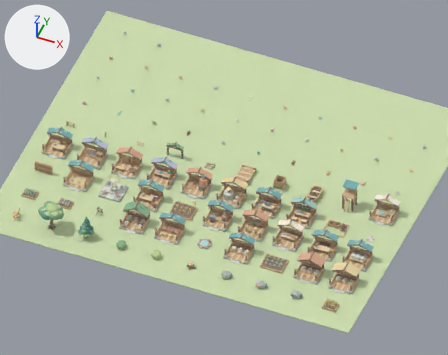
Two versions of the Blender file source-art/idle_cat_forest.blend, one commit apart.
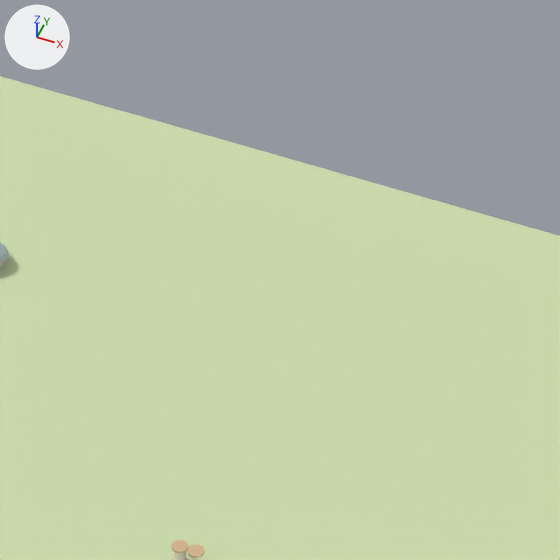
The first picture shows the older version from the file's camera 'Catalog camera'. The close-ups show the older and then the newer version on the part from 36% to 49% of the width and 5% to 22% of the height of that picture. Only the edits that show in the close-ups are written down. Every picture has the same lights, and +X, +Y and +Z are marked at upper left.

The first close-up shows 'Gallery ground' and 2 more.
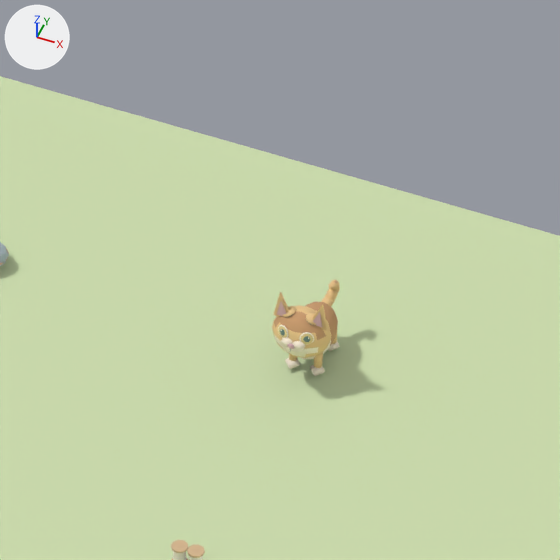
Not visible in the close-ups: 'PawFrontRight.001'.

Pixel boxes (x1, y1, x2, y2) of what changed, in the close-ups (560 x 560 px):
'Head.001', added
    after: (272, 305, 331, 358)
'Body.001', added
    after: (300, 302, 338, 360)
'EarR.001', added
    after: (312, 305, 328, 330)
'LegFrontRightLower.001', added
    after: (310, 353, 325, 376)
'EarL.001', added
    after: (274, 292, 289, 316)
'LegFrontLeftLower.001', added
    after: (285, 353, 300, 369)
'Tail_1.001', added
    after: (325, 288, 339, 302)
'EyelidR.001', added
    after: (306, 312, 316, 325)
'LegBackRightLower.001', added
    after: (328, 333, 340, 351)
'EyelidL.001', added
    after: (282, 306, 296, 317)
'Tail_3.001', added
    after: (329, 280, 339, 290)
'Tail.001', added
    after: (321, 297, 334, 306)
'Jaw.001', added
    after: (283, 345, 303, 353)
'Tail_2.001', added
    after: (333, 280, 340, 291)

What changed in the scene script:
```text
Add ob_legbackrightlower_001:
    ob_legbackrightlower_001 = bpy.data.objects.new('LegBackRightLower.001', me_lower_leg_007)  # 40 vertices, 72 faces; spans x -0.113..0.113, y -0.148..0.122, z -0.375..0.071; in mat_forest_coat_point_fur (beige #edc98e), mat_forest_fur_light (pale yellow #fbeed8)
    ob_legbackrightlower_001.parent = ob_pawbackright_001
    ob_legbackrightlower_001.location = (0.184, 0.261, 0.367)
Add ob_pawbackright_001:
    ob_pawbackright_001 = bpy.data.objects.new('PawBackRight.001', me_upper_leg_007)  # 26 vertices, 48 faces; spans x -0.071..0.071, y -0.058..0.084, z -0.32..0.013; in mat_forest_coat_base_fur (beige #edc98e)
    ob_pawbackright_001.parent = ob_body_001
    ob_pawbackright_001.location = (0.184, 0.248, 0.616)
Add ob_body_001:
    ob_body_001 = bpy.data.objects.new('Body.001', me_torso_001)  # 128 vertices, 252 faces; spans x -0.305..0.305, y -0.454..0.475, z 0.108..0.821; in mat_forest_coat_base_fur (beige #edc98e), mat_forest_fur_dark (orange #cb9c6e), mat_forest_fur_light (pale yellow #fbeed8)
    ob_body_001.parent = ob_cat_kitten
    ob_body_001.location = (0.0, 0.0, 0.0)
Add ob_cat_kitten:
    ob_cat_kitten = bpy.data.objects.new('cat_kitten', None)
    ob_cat_kitten.location = (9.6, 36.0, 0.0)
Add ob_legfrontrightlower_001:
    ob_legfrontrightlower_001 = bpy.data.objects.new('LegFrontRightLower.001', me_lower_leg_006)  # 40 vertices, 72 faces; spans x -0.113..0.113, y -0.164..0.106, z -0.375..0.071; in mat_forest_coat_point_fur (beige #edc98e), mat_forest_fur_light (pale yellow #fbeed8)
    ob_legfrontrightlower_001.parent = ob_pawfrontright_001
    ob_legfrontrightlower_001.location = (0.184, -0.257, 0.367)
Add ob_pawfrontright_001:
    ob_pawfrontright_001 = bpy.data.objects.new('PawFrontRight.001', me_upper_leg_006)  # 26 vertices, 48 faces; spans x -0.071..0.071, y -0.08..0.063, z -0.32..0.013; in mat_forest_coat_base_fur (beige #edc98e), mat_forest_fur_dark (orange #cb9c6e)
    ob_pawfrontright_001.parent = ob_body_001
    ob_pawfrontright_001.location = (0.184, -0.248, 0.616)
Add ob_legfrontleftlower_001:
    ob_legfrontleftlower_001 = bpy.data.objects.new('LegFrontLeftLower.001', me_lower_leg_004)  # 40 vertices, 72 faces; spans x -0.113..0.113, y -0.164..0.106, z -0.375..0.071; in mat_forest_coat_point_fur (beige #edc98e), mat_forest_fur_light (pale yellow #fbeed8)
    ob_legfrontleftlower_001.parent = ob_pawfrontleft_001
    ob_legfrontleftlower_001.location = (-0.184, -0.257, 0.367)
Add ob_pawfrontleft_001:
    ob_pawfrontleft_001 = bpy.data.objects.new('PawFrontLeft.001', me_upper_leg_006.copy())
    ob_pawfrontleft_001.parent = ob_body_001
    ob_pawfrontleft_001.location = (-0.184, -0.248, 0.616)
Add ob_tail_3_001:
    ob_tail_3_001 = bpy.data.objects.new('Tail_3.001', me_tail_capsule_007)  # 26 vertices, 48 faces; spans x -0.063..0.063, y -0.145..0.059, z -0.059..0.081; in mat_forest_coat_base_fur (beige #edc98e), mat_forest_fur_dark (orange #cb9c6e), mat_forest_coat_point_fur (beige #edc98e)
    ob_tail_3_001.parent = ob_tail_2_001
    ob_tail_3_001.location = (0.081, 0.594, 0.864)
Add ob_tail_2_001:
    ob_tail_2_001 = bpy.data.objects.new('Tail_2.001', me_tail_capsule_006)  # 26 vertices, 48 faces; spans x -0.071..0.073, y -0.083..0.07, z -0.07..0.169; in mat_forest_coat_base_fur (beige #edc98e)
    ob_tail_2_001.parent = ob_tail_1_001
    ob_tail_2_001.location = (0.0702, 0.616, 0.756)
Add ob_tail_1_001:
    ob_tail_1_001 = bpy.data.objects.new('Tail_1.001', me_tail_capsule_005)  # 26 vertices, 48 faces; spans x -0.076..0.101, y -0.055..0.168, z -0.057..0.17; in mat_forest_coat_base_fur (beige #edc98e)
    ob_tail_1_001.parent = ob_tail_001
    ob_tail_1_001.location = (0.0378, 0.497, 0.637)
Add ob_tail_001:
    ob_tail_001 = bpy.data.objects.new('Tail.001', me_tail_capsule_004)  # 26 vertices, 48 faces; spans x -0.082..0.115, y -0.076..0.244, z -0.077..0.148; in mat_forest_coat_base_fur (beige #edc98e)
    ob_tail_001.parent = ob_body_001
    ob_tail_001.location = (0.0, 0.324, 0.562)
Add ob_eyelidr_001:
    ob_eyelidr_001 = bpy.data.objects.new('EyelidR.001', me_concentric_lid_shell_003)  # 32 vertices, 60 faces; spans x 0.016..0.209, y -0.131..0.078, z 0.207..0.3; in mat_forest_coat_base_fur (beige #edc98e), mat_forest_eye (greyish green #6e867e)
    ob_eyelidr_001.parent = ob_head_001
    ob_eyelidr_001.location = (0.067, -0.403, 0.896)
Add ob_head_001:
    ob_head_001 = bpy.data.objects.new('Head.001', me_chunky_cheek_head_001)  # 393 vertices, 746 faces; spans x -0.411..0.411, y -0.494..0.259, z -0.389..0.367; in mat_forest_coat_base_fur (beige #edc98e), mat_forest_fur_dark (orange #cb9c6e), mat_forest_fur_light (pale yellow #fbeed8), mat_forest_coat_point_fur (beige #edc98e), mat_forest_cream (white #f7f0e1), mat_forest_gold (beige #ebd597), mat_forest_eye (greyish green #6e867e), mat_forest_nose (pink #dab1b6)
    ob_head_001.parent = ob_body_001
    ob_head_001.location = (0.0, -0.335, 0.821)
Add ob_eyelidl_001:
    ob_eyelidl_001 = bpy.data.objects.new('EyelidL.001', me_concentric_lid_shell_002)  # 32 vertices, 60 faces; spans x -0.209..-0.016, y -0.131..0.078, z 0.207..0.3; in mat_forest_coat_base_fur (beige #edc98e), mat_forest_eye (greyish green #6e867e)
    ob_eyelidl_001.parent = ob_head_001
    ob_eyelidl_001.location = (-0.067, -0.403, 0.896)
Add ob_jaw_001:
    ob_jaw_001 = bpy.data.objects.new('Jaw.001', me_lower_jaw_001)  # a UV sphere (5 segments, 4 rings, poles along z) spanning x -0.154..0.154, y -0.162..0.014, z -0.097..0.065; in mat_forest_fur_light (pale yellow #fbeed8)
    ob_jaw_001.parent = ob_head_001
    ob_jaw_001.location = (0.0, -0.637, 0.81)
Add ob_earr_001:
    ob_earr_001 = bpy.data.objects.new('EarR.001', me_ear_back_003)  # 14 vertices, 22 faces; spans x -0.14..0.14, y -0.06..0.146, z 0.0..0.41; in mat_forest_coat_point_fur (beige #edc98e), mat_forest_nose (pink #dab1b6)
    ob_earr_001.parent = ob_head_001
    ob_earr_001.location = (0.254, -0.432, 1.037)
Add ob_earl_001:
    ob_earl_001 = bpy.data.objects.new('EarL.001', me_ear_back_002)  # 14 vertices, 22 faces; spans x -0.14..0.14, y -0.06..0.146, z 0.0..0.41; in mat_forest_coat_point_fur (beige #edc98e), mat_forest_nose (pink #dab1b6)
    ob_earl_001.parent = ob_head_001
    ob_earl_001.location = (-0.254, -0.432, 1.037)
```
